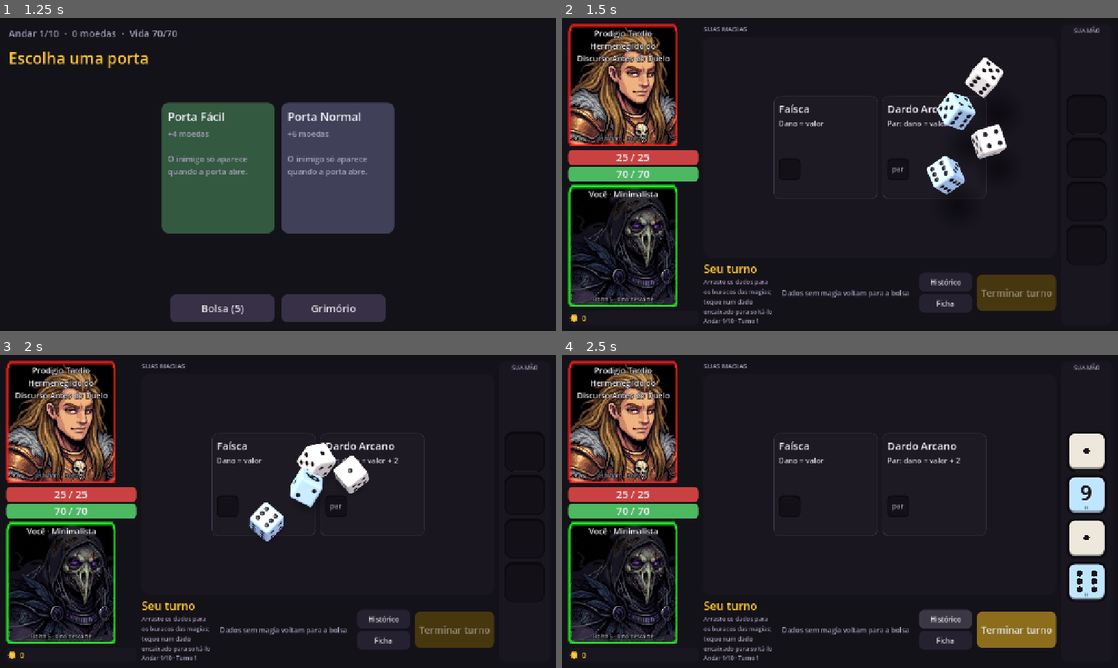
Above: before the commit, frames 1-4 (two rows, left to right).
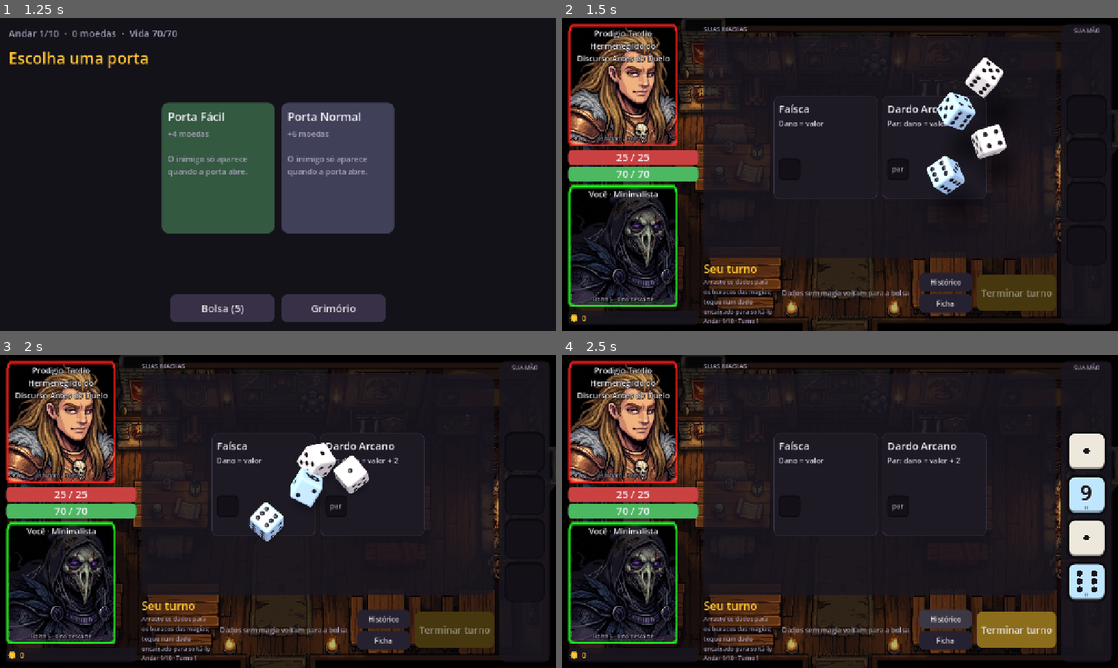
Above: after the commit, the same moments.

Repository: luizfsantos-alt/DICEMAXXXING
Game: Godot game, scene res://ui/main.tscn
The game is run twice, just before and just after one commit, with the same random seed, the same clock (stepped at 60 frames per second) and the same inputs.
Inputs (mouse positions are in pixels of both pictures, inside the frame that each line leads up to):
- Up to frame 1 (1.25 s): click (116, 237) at 0.52 s
- Up to frame 2 (1.5 s): click (778, 168) at 1.27 s
- Up to frame 3 (2 s): no input
- Up to frame 4 (2.5 s): click "Histórico" at 2 s

Frame 1 is identical in both runs. In frame 2, 14% of the frame differs, in the area x 0-100%, y 0-100%; in frame 3, 14%; in frame 4, 14%.

Commit message:
Taverna como fundo da tela de batalha
- assets/backgrounds/tavern.jpg cobre a tela inteira (mantendo a proporção),
  levemente escurecida para textos e painéis continuarem legíveis.
- Palco, coluna dos dados e faixa das moedas ficam translúcidos para o fundo aparecer.
- Teste: o fundo existe.

Co-Authored-By: Claude Opus 5.5 <noreply@anthropic.com>
Claude-Session: https://claude.ai/code/session_01WYKQWyDmXhyE3YrvL4SgC7

Diff:
--- a/tests/test_ui_smoke.gd
+++ b/tests/test_ui_smoke.gd
@@ -541,3 +541,7 @@
 	for p in Portrait.FRAMES.values():
 		assert_true(ResourceLoader.exists(Portrait.ART_DIR + p), "moldura: " + p)
 	assert_true(ResourceLoader.exists("res://assets/fonts/Bungee-Regular.ttf"), "fonte dos números")
+
+
+func test_fundo_da_batalha_existe():
+	assert_true(ResourceLoader.exists(DuelScreen.BACKGROUND), "fundo da taverna")
--- a/ui/duel_screen.gd
+++ b/ui/duel_screen.gd
@@ -36,6 +36,9 @@
 	"heal": Color(0.35, 0.95, 0.45), "dmg": Color(1.0, 0.25, 0.22), "fx": Color(0.35, 0.65, 1.0),
 }
 const BOLT_TIME := 0.34
+const BACKGROUND := "res://assets/backgrounds/tavern.jpg"
+const BACKGROUND_SHADE := 0.3 ## Escurece o fundo.
+const PANEL_BG := Color(0.098, 0.086, 0.125, 0.82) ## Painéis translúcidos sobre o fundo.
 ## Fonte grossa dos números sobre as fotos (Bungee, SIL OFL: assets/fonts/Bungee-OFL.txt).
 ## O texto pode passar da foto; só a arte do personagem fica presa na moldura.
 var fx_font: Font = load("res://assets/fonts/Bungee-Regular.ttf") if ResourceLoader.exists("res://assets/fonts/Bungee-Regular.ttf") else null
@@ -106,6 +109,7 @@
 
 # ================================================================== Layout
 func _build() -> void:
+	_build_background()
 	var root := Kit.hbox(GAP)
 	var m := MarginContainer.new()
 	for k in ["left", "right", "top", "bottom"]:
@@ -135,6 +139,24 @@
 	add_child(catcher)
 
 
+## Fundo: a taverna cobrindo a tela inteira, escurecida para os painéis e textos lerem bem.
+func _build_background() -> void:
+	if not ResourceLoader.exists(BACKGROUND):
+		return
+	var bg := TextureRect.new()
+	bg.texture = load(BACKGROUND)
+	bg.expand_mode = TextureRect.EXPAND_IGNORE_SIZE
+	bg.stretch_mode = TextureRect.STRETCH_KEEP_ASPECT_COVERED
+	bg.set_anchors_preset(Control.PRESET_FULL_RECT)
+	bg.mouse_filter = Control.MOUSE_FILTER_IGNORE
+	add_child(bg)
+	var shade := ColorRect.new()
+	shade.color = Color(0, 0, 0, BACKGROUND_SHADE)
+	shade.set_anchors_preset(Control.PRESET_FULL_RECT)
+	shade.mouse_filter = Control.MOUSE_FILTER_IGNORE
+	add_child(shade)
+
+
 ## Coluna 1: foto do inimigo + status, as duas barras, sua foto + status, moedas.
 func _build_fighters() -> VBoxContainer:
 	var col := Kit.vbox(8)
@@ -163,7 +185,7 @@
 
 	# Moedas: faixa fina no rodapé.
 	var strip := PanelContainer.new()
-	strip.add_theme_stylebox_override("panel", Kit.box(Color(0.098, 0.086, 0.125), 8, 4))
+	strip.add_theme_stylebox_override("panel", Kit.box(PANEL_BG, 8, 4))
 	var sh := Kit.hbox(8)
 	strip.add_child(sh)
 	var coin := Control.new()
@@ -228,7 +250,7 @@
 	col.add_child(stage_title)
 	var stage := PanelContainer.new()
 	stage.size_flags_vertical = Control.SIZE_EXPAND_FILL
-	stage.add_theme_stylebox_override("panel", Kit.box(Color(0.098, 0.086, 0.125), 18, 10))
+	stage.add_theme_stylebox_override("panel", Kit.box(PANEL_BG, 18, 10))
 	col.add_child(stage)
 	stage_panel = stage
 
@@ -290,7 +312,7 @@
 func _build_dice() -> PanelContainer:
 	var pc := PanelContainer.new()
 	pc.custom_minimum_size = Vector2(DICE_W, 0)
-	pc.add_theme_stylebox_override("panel", Kit.box(Color(0.098, 0.086, 0.125), 14, 6))
+	pc.add_theme_stylebox_override("panel", Kit.box(PANEL_BG, 14, 6))
 	var v := Kit.vbox(6)
 	pc.add_child(v)
 	dice_title = Kit.label("", 13, Kit.MUTED, true)
Binary file added: assets/backgrounds/tavern.jpg
Not shown, added: assets/backgrounds/tavern.jpg.import
